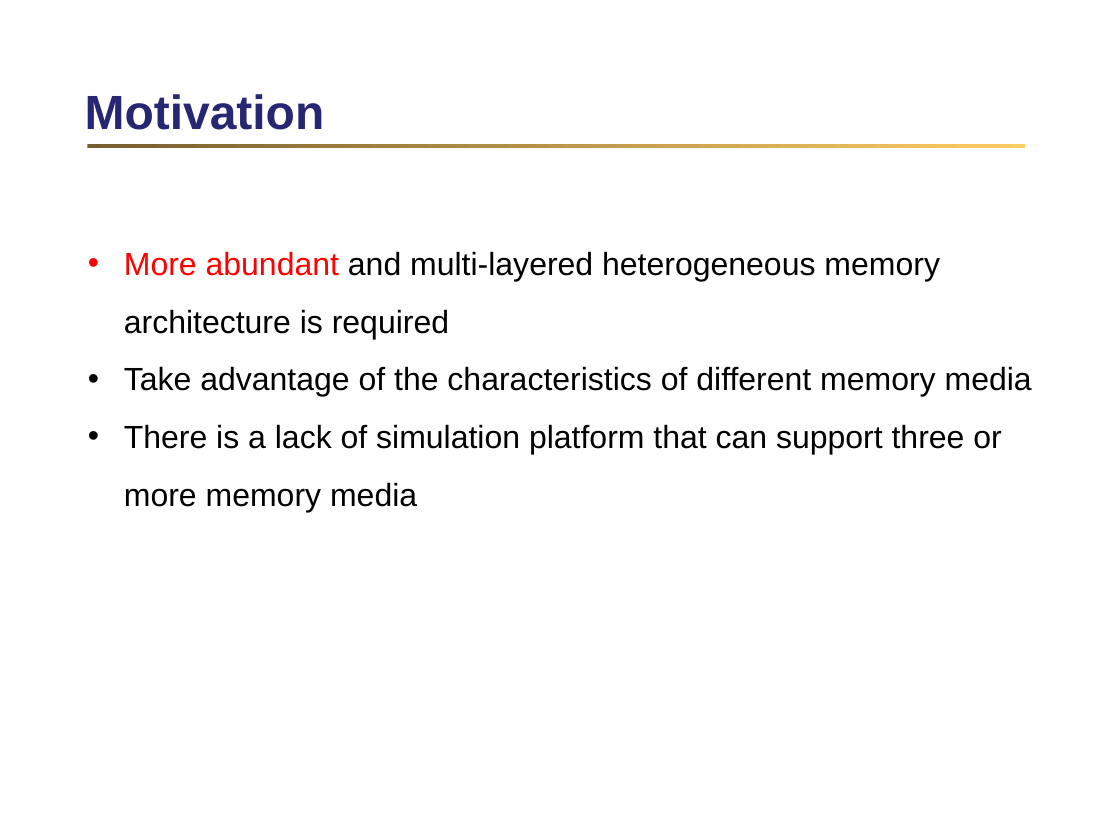
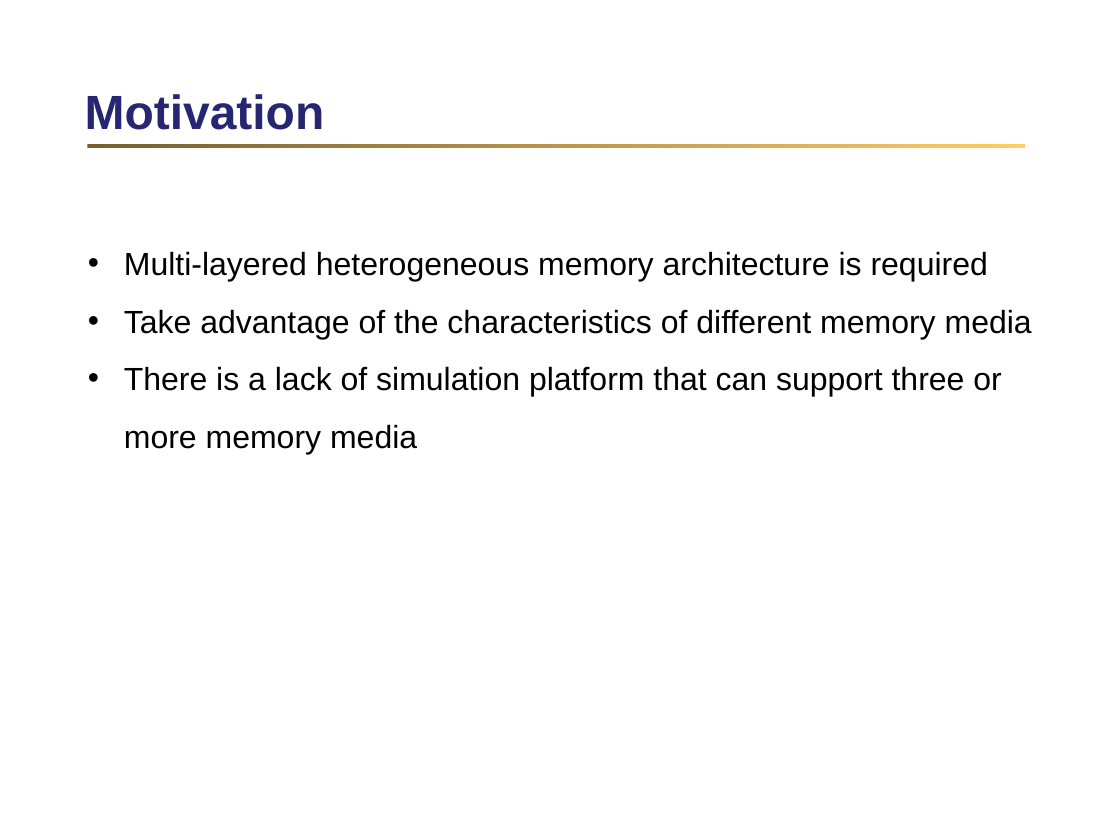
Before and after one commit to zhanghuiwan/LWshare, a slide deck: slide 5 of mascost.pptx. Drawn at 1120x840 pixels with LibreOffice and Linux fonts; fonts in the diff are those of the drawing; background and template pictures are left out. Boxes give left, top, right and bottom in pixels: in the first picture for what was removed or moved away, otherwise in the second. Text is boxed around its words. In the diff, an @@ line names an element or a change of style, - is before the commit and + after.

```diff
--- a/mascost.pptx
+++ b/mascost.pptx
@@ text at box(124, 251, 988, 282): text changed @@
-• More abundant and multi-layered heterogeneous memory architecture is required
+• Multi-layered heterogeneous memory architecture is required
```
Also in this commit, not shown: 3 other slides changed.
